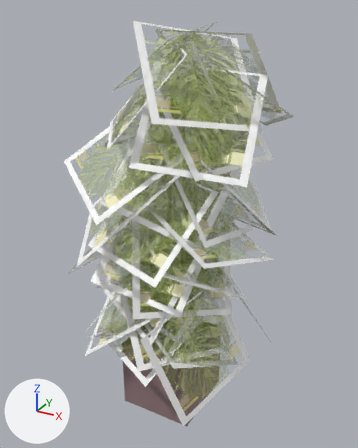
The FBX model Assets/Objects/Plant.fbx: old version first, new version second.
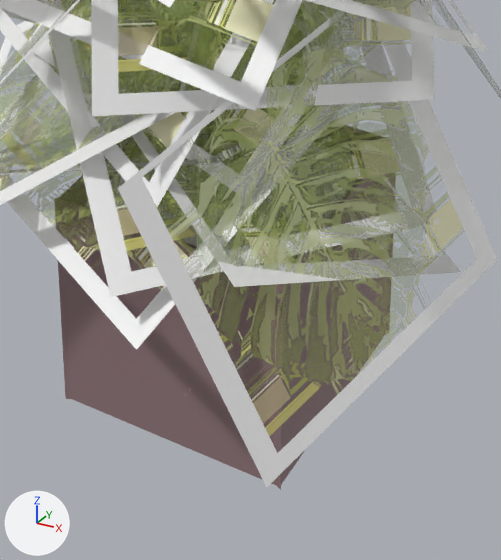
The first picture shows the older version from a 50 mm lens placed at (0.303, -0.531, 0.634), pointed at (-0.007, 0.032, 0.353). The close-ups show both versions on the part from 30% to 70% of the width and 64% to 100% of the height of that picture; other places that the commit changed are outside them. Lighting does not change. The marker at lower left points along +X, +Y and +Z. Where no turn or scale is listed for an object, it has been applied to the vertices.

The older version as bpy lines, for what is in view:
```python
me_mesh = bpy.data.meshes.new('Mesh')
me_mesh.from_pydata(...)  # 44 vertices, 34 faces; spans x -0.054..0.054, y -0.054..0.054, z -0.054..0.054
# faces by material slot: [33, 1]
me_mesh.materials.append(mat_plant_pot)  # picture img_texturescom_4x4_stucco2_1024_albedo_3_tif
me_mesh.materials.append(mat_soil)  # its picture is missing
me_mesh_039 = bpy.data.meshes.new('Mesh.039')
me_mesh_039.from_pydata(...)  # 4 vertices, 1 face; spans x -0.078..0.078, y -0.078..0.078, z -0.051..0.051
me_mesh_039.materials.append(mat_leaf)
me_mesh_043 = bpy.data.meshes.new('Mesh.043')
me_mesh_043.from_pydata(...)  # 40 vertices, 34 faces; spans x -100.0..284.0, y -100.0..3131.0, z -109.0..100.0
me_mesh_043.materials.append(mat_stem)  # green #a7bc85
ob_pcube1 = bpy.data.objects.new('pCube1', me_mesh)
ob_pcube1.location = (0.0, 0.0, 0.1333)
ob_polysurface4 = bpy.data.objects.new('polySurface4', me_mesh_043)
ob_polysurface4.parent = ob_pcylinder3
ob_polysurface4.location = (0.0, 0.0, 0.0)
ob_polysurface4.rotation_euler = (0.0, 0.0, 0.137)  # degrees (0, 0, 7.8)
ob_pplane39 = bpy.data.objects.new('pPlane39', me_mesh_039)
ob_pplane39.location = (-0.062, -0.0174, 0.2297)
# also in view: 'pPlane25' at (-0.011, -0.027, 0.334); 'pPlane1' at (-0.035, -0.001, 0.196); 'pPlane4' at (0.021, -0.008, 0.207); 'pPlane9' at (0.068, -0.047, 0.214); 'pPlane6' at (0.01, -0.013, 0.235)
```
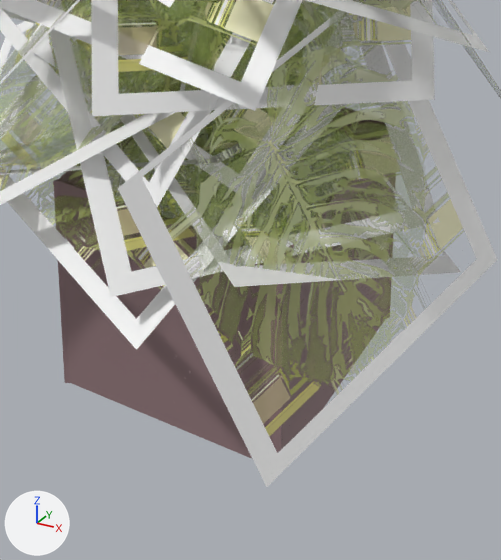
The edits, one by one:
Object 'pCube1' (ob_pcube1) moves from (0.0, 0.0, 0.1333) to (0.0, 0.0, 0.1424).
Object 'polySurface4' (ob_polysurface4) turns from (0, 0, 7.8) to (90, 0, 0) degrees about x, y and z.

What differs and where, as boxes (x1, y1, x2, y2) in the close-ups (501 x 560 px):
'pCube1', moved
    before: (54, 87, 396, 490)
    after: (53, 62, 396, 459)
'polySurface4', turned (not visible before)
    after: (192, 0, 303, 168)
